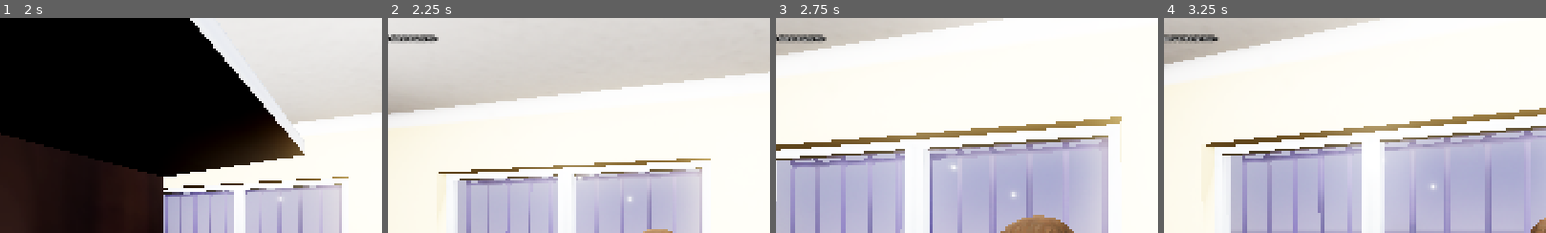
Above: before the commit, frames 1-4 (left to right).
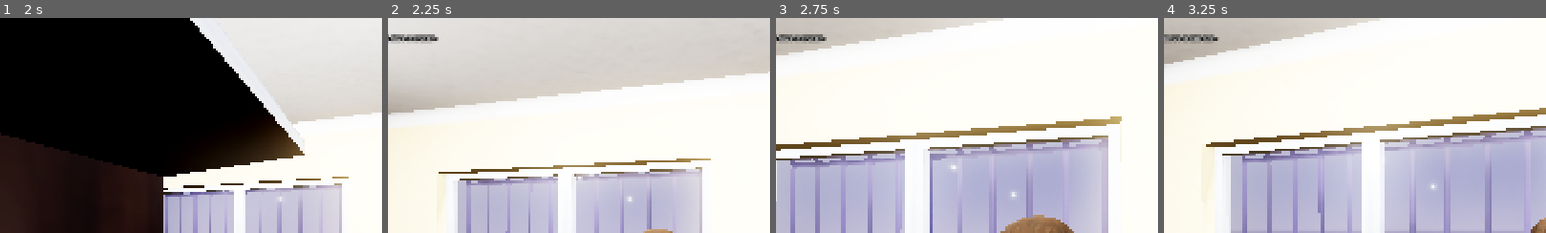
Above: after the commit, the same moments.

Repository: takanazwa5/ProjektMonopolowy
Game: Godot game, scene res://scenes/game/game.tscn
Two runs of this game, one before a commit and one after it. Both use one fixed random seed, a clock stepped at 60 frames per second and the inputs below.
Inputs (mouse positions are % of the whole screen's width and height, from its top left):
- Up to frame 1 (2 s): tap Enter at 0.5 s; move the mouse to (55, 50) at 0.52 s; hold E (interact) 0.53-1.28 s; hold W (walk_forward) from 0.53 s (still down); click (55, 50) at 0.67 s; move the mouse to (45, 50) at 1.27 s; tap Ctrl (crouch) at 1.35 s; click (45, 50) at 1.42 s; tap E (interact) at 1.55 s
- Up to frame 2 (2.25 s): keep holding W (walk_forward); move the mouse to (52, 48) at 2.02 s; hold G (drop_item) from 2.03 s (still down); click (52, 48) at 2.17 s
- Up to frame 3 (2.75 s): keep holding W (walk_forward); keep holding G (drop_item); tap E (interact) at 2.3 s
- Up to frame 4 (3.25 s): keep holding W (walk_forward); move the mouse to (49, 52) at 2.77 s; release G (drop_item) at 2.78 s; tap E (interact) at 2.85 s; click (49, 52) at 2.92 s
The pictures show only the part of the screen within x 14-64%, y 0-50%; the shares and areas given below are measured in that part.

Frame 1 is identical in both runs. In frame 2, 0.1% of the frame differs, in the area x 2-13%, y 7-11%; in frame 3, 0.1%; in frame 4, 0.1%.

Commit message:
Refactor item interaction and HUD system
Removed the global SignalBus autoload and replaced signal-based item preview/rig logic with direct group property changes and node connections. Moved HUD and reticle scripts and scenes under the player, integrating their logic directly. Updated item scripts to use editor warnings and group checks, and adjusted scene files to reflect the new structure. This streamlines item interaction, improves editor feedback, and localizes HUD/reticle management to the player.

Diff:
--- a/autoload/signal_bus.gd
+++ /dev/null
@@ -1,10 +0,0 @@
-extends Node
-
-
-@warning_ignore_start("unused_signal")
-
-
-signal item_entered_preview
-signal item_exited_preview
-signal item_entered_rig
-signal item_exited_rig
--- a/features/counter/counter.gd
+++ b/features/counter/counter.gd
@@ -13,12 +13,6 @@
 @onready var piwo_targets: Array[Node] = %PiwoTargets.get_children()
 @onready var misc_targets: Array[Node] = %MiscTargets.get_children()
 @onready var items: Node = %Items
-
-
-func _ready() -> void:
-
-	SignalBus.item_entered_rig.connect(_on_item_entered_rig)
-	SignalBus.item_exited_rig.connect(_on_item_exited_rig)
 
 
 func interact(event: InputEvent) -> void:
@@ -65,13 +59,3 @@
 	_szlugi_counter = 0
 	_piwo_counter = 0
 	_misc_counter = 0
-
-
-func _on_item_entered_rig() -> void:
-
-	can_interact = true
-
-
-func _on_item_exited_rig() -> void:
-
-	can_interact = false
--- a/features/hud/hud.tscn
+++ /dev/null
@@ -1,54 +0,0 @@
-[gd_scene load_steps=4 format=3 uid="uid://b3bhkqiwa24yi"]
-
-[ext_resource type="Script" uid="uid://bk4tohdw0etl7" path="res://features/hud/hud.gd" id="1_bp5s3"]
-[ext_resource type="PackedScene" uid="uid://cpi0leg5syruw" path="res://features/reticle/reticle.tscn" id="2_4p131"]
-
-[sub_resource type="LabelSettings" id="LabelSettings_set3t"]
-outline_size = 10
-outline_color = Color(0, 0, 0, 1)
-
-[node name="HUD" type="CanvasLayer"]
-script = ExtResource("1_bp5s3")
-
-[node name="Reticle" parent="." instance=ExtResource("2_4p131")]
-unique_name_in_owner = true
-
-[node name="ItemPreviewPrompt" type="Control" parent="."]
-unique_name_in_owner = true
-visible = false
-layout_mode = 3
-anchors_preset = 15
-anchor_right = 1.0
-anchor_bottom = 1.0
-grow_horizontal = 2
-grow_vertical = 2
-mouse_filter = 2
-
-[node name="HBoxContainer" type="HBoxContainer" parent="ItemPreviewPrompt"]
-layout_mode = 1
-anchors_preset = 7
-anchor_left = 0.5
-anchor_top = 1.0
-anchor_right = 0.5
-anchor_bottom = 1.0
-offset_left = -385.0
-offset_top = -247.0
-offset_right = 385.0
-offset_bottom = -207.0
-grow_horizontal = 2
-grow_vertical = 0
-
-[node name="Label" type="Label" parent="ItemPreviewPrompt/HBoxContainer"]
-layout_mode = 2
-text = "[E] Pick up"
-label_settings = SubResource("LabelSettings_set3t")
-
-[node name="Spacer" type="Control" parent="ItemPreviewPrompt/HBoxContainer"]
-layout_mode = 2
-size_flags_horizontal = 3
-mouse_filter = 2
-
-[node name="Label2" type="Label" parent="ItemPreviewPrompt/HBoxContainer"]
-layout_mode = 2
-text = "[G] Cancel"
-label_settings = SubResource("LabelSettings_set3t")
--- a/features/interactable/items/beer/beer_bobr_bottle.tscn
+++ b/features/interactable/items/beer/beer_bobr_bottle.tscn
@@ -6,7 +6,7 @@
 [sub_resource type="BoxShape3D" id="BoxShape3D_ek8a4"]
 size = Vector3(0.079834, 0.296997, 0.0839844)
 
-[node name="BeerBobrBottle" type="StaticBody3D"]
+[node name="BeerBobrBottle" type="StaticBody3D" groups=["items"]]
 collision_layer = 4
 script = ExtResource("1_ek8a4")
 preview_zoom = -0.28
--- a/features/interactable/items/item.gd
+++ b/features/interactable/items/item.gd
@@ -1,3 +1,4 @@
+@tool
 class_name Item extends Interactable
 
 
@@ -14,21 +15,17 @@
 
 func _init() -> void:
 
+	if Engine.is_editor_hint(): return
+
 	if not item_name.is_empty():
 
 		assert(item_name not in _names, "Duplicate item names: %s" % item_name)
 		_names.append(item_name)
 
 
-func _ready() -> void:
+func interact(event: InputEvent) -> void:
 
-	SignalBus.item_entered_preview.connect(_on_item_entered_preview)
-	SignalBus.item_exited_preview.connect(_on_item_exited_preview)
-	SignalBus.item_entered_rig.connect(_on_item_entered_rig)
-	SignalBus.item_exited_rig.connect(_on_item_exited_rig)
-
-
-func interact(event: InputEvent) -> void:
+	if Engine.is_editor_hint(): return
 
 	if not event.is_action_pressed(&"interact"):
 
@@ -40,21 +37,11 @@
 	# NOTE: Might need set_input_as_handled()
 
 
-func _on_item_entered_preview() -> void:
+func _get_configuration_warnings() -> PackedStringArray:
 
-	can_interact = false
-
-
-func _on_item_exited_preview() -> void:
-
-	can_interact = true
-
-
-func _on_item_entered_rig() -> void:
-
-	can_interact = false
-
-
-func _on_item_exited_rig() -> void:
-
-	can_interact = true
+	var warnings: PackedStringArray = []
+	if item_name.is_empty(): warnings.append("Item Name is empty.")
+	if reticle_tooltip_text.is_empty(): warnings.append("Reticle Tooltip Text is empty.")
+	if not is_in_group(&"items"): warnings.append("Not in items group.")
+	if not collision_layer & 0b100 == 0b100: warnings.append("Not in items collision layer.")
+	return warnings
--- a/features/interactable/items/papierzosy/papierzosy.tscn
+++ b/features/interactable/items/papierzosy/papierzosy.tscn
@@ -6,7 +6,7 @@
 [sub_resource type="ConvexPolygonShape3D" id="ConvexPolygonShape3D_yxxys"]
 points = PackedVector3Array(-0.0125, -0.0431746, -0.0290023, 0.0122035, 0.0446599, 0.03, 0.0122035, 0.0446599, -0.03, 0.0122035, -0.0446599, 0.03, -0.0125, 0.0431746, 0.0290023, 0.0122035, -0.0446599, -0.03, -0.0125, 0.0431746, -0.0290023, -0.0125, -0.0431746, 0.0290023)
 
-[node name="Papierzosy" type="StaticBody3D"]
+[node name="Papierzosy" type="StaticBody3D" groups=["items"]]
 collision_layer = 4
 script = ExtResource("1_285m2")
 type = 0
--- a/features/hud/hud.gd
+++ b/features/player/hud.gd
@@ -2,6 +2,7 @@
 
 
 @onready var reticle: Reticle = %Reticle
+@onready var item_preview: ItemPreview = %ItemPreview
 @onready var item_preview_prompt: Control = %ItemPreviewPrompt
 
 
@@ -9,15 +10,15 @@
 
 	GameManager.pause_menu.paused.connect(hide)
 	GameManager.pause_menu.unpaused.connect(show)
-	SignalBus.item_entered_preview.connect(_on_item_entered_preview)
-	SignalBus.item_exited_preview.connect(_on_item_exited_preview)
+	item_preview.child_entered_tree.connect(_on_item_entered_preview)
+	item_preview.child_exiting_tree.connect(_on_item_exited_preview)
 
 
-func _on_item_entered_preview() -> void:
+func _on_item_entered_preview(_node: Node) -> void:
 
 	item_preview_prompt.show()
 
 
-func _on_item_exited_preview() -> void:
+func _on_item_exited_preview(_node: Node) -> void:
 
 	item_preview_prompt.hide()
--- a/features/player/item_preview.gd
+++ b/features/player/item_preview.gd
@@ -35,9 +35,9 @@
 	current_item = item
 	var tween: Tween = create_tween().set_trans(Tween.TRANS_CUBIC)
 	tween.tween_property(current_item, ^"transform", Transform3D(), 0.25)
-	SignalBus.item_entered_preview.emit()
 	if tween.is_running(): await tween.finished
 	can_rotate = true
+	get_tree().set_group(&"items", "can_interact", false)
 
 
 func _on_child_exited_tree(_node: Node) -> void:
@@ -45,4 +45,4 @@
 	current_item = null
 	can_rotate = false
 	rotation = Vector3.ZERO
-	SignalBus.item_exited_preview.emit()
+	get_tree().set_group(&"items", "can_interact", true)
--- a/features/player/item_rig.gd
+++ b/features/player/item_rig.gd
@@ -25,10 +25,10 @@
 	current_item = node
 	var tween : Tween = create_tween().set_trans(Tween.TRANS_CUBIC)
 	tween.tween_property(current_item, ^"transform", Transform3D(), 0.25)
-	SignalBus.item_entered_rig.emit()
+	get_tree().set_group(&"items", "can_interact", false)
 
 
 func _on_child_exited_tree(_node: Node) -> void:
 
 	current_item = null
-	SignalBus.item_exited_rig.emit()
+	get_tree().set_group(&"items", "can_interact", true)
--- a/features/player/player.tscn
+++ b/features/player/player.tscn
@@ -7,8 +7,9 @@
 [ext_resource type="Script" uid="uid://dxoac2p5n4etv" path="res://features/player/item_rig.gd" id="3_k34i2"]
 [ext_resource type="Script" uid="uid://rsm8sm80rels" path="res://features/player/item_preview.gd" id="3_kt1oa"]
 [ext_resource type="Script" uid="uid://d0gi7hdyudt7d" path="res://features/player/states/walking_state.gd" id="4_5h70g"]
-[ext_resource type="PackedScene" uid="uid://b3bhkqiwa24yi" path="res://features/hud/hud.tscn" id="5_k34i2"]
+[ext_resource type="Script" uid="uid://bk4tohdw0etl7" path="res://features/player/hud.gd" id="5_47rrt"]
 [ext_resource type="Script" uid="uid://er88pojphiqi" path="res://features/player/states/crouching_state.gd" id="5_uxnsi"]
+[ext_resource type="Script" uid="uid://bgq22t0u4tykr" path="res://features/player/reticle.gd" id="6_47rrt"]
 
 [sub_resource type="CapsuleMesh" id="CapsuleMesh_u4ddl"]
 radius = 0.3
@@ -20,6 +21,14 @@
 
 [sub_resource type="SphereShape3D" id="SphereShape3D_1j0sm"]
 radius = 0.3
+
+[sub_resource type="LabelSettings" id="LabelSettings_k34i2"]
+outline_size = 8
+outline_color = Color(0, 0, 0, 1)
+
+[sub_resource type="LabelSettings" id="LabelSettings_set3t"]
+outline_size = 10
+outline_color = Color(0, 0, 0, 1)
 
 [sub_resource type="Animation" id="Animation_xnuge"]
 resource_name = "Headbob"
@@ -254,8 +263,82 @@
 transform = Transform3D(1, 0, 0, 0, 1, 0, 0, 0, 1, 0, 0, -0.15)
 script = ExtResource("3_kt1oa")
 
-[node name="HUD" parent="." instance=ExtResource("5_k34i2")]
-unique_name_in_owner = true
+[node name="HUD" type="CanvasLayer" parent="."]
+unique_name_in_owner = true
+script = ExtResource("5_47rrt")
+
+[node name="Reticle" type="Control" parent="HUD"]
+unique_name_in_owner = true
+layout_mode = 3
+anchors_preset = 8
+anchor_left = 0.5
+anchor_top = 0.5
+anchor_right = 0.5
+anchor_bottom = 0.5
+grow_horizontal = 2
+grow_vertical = 2
+mouse_filter = 2
+script = ExtResource("6_47rrt")
+
+[node name="ReticleTooltip" type="Label" parent="HUD/Reticle"]
+unique_name_in_owner = true
+visible = false
+layout_mode = 1
+anchors_preset = 8
+anchor_left = 0.5
+anchor_top = 0.5
+anchor_right = 0.5
+anchor_bottom = 0.5
+offset_left = -20.0
+offset_top = 38.5
+offset_right = 20.0
+offset_bottom = 61.5
+grow_horizontal = 2
+grow_vertical = 2
+text = "Reticle Tooltip"
+label_settings = SubResource("LabelSettings_k34i2")
+horizontal_alignment = 1
+vertical_alignment = 1
+
+[node name="ItemPreviewPrompt" type="Control" parent="HUD"]
+unique_name_in_owner = true
+visible = false
+layout_mode = 3
+anchors_preset = 15
+anchor_right = 1.0
+anchor_bottom = 1.0
+grow_horizontal = 2
+grow_vertical = 2
+mouse_filter = 2
+
+[node name="HBoxContainer" type="HBoxContainer" parent="HUD/ItemPreviewPrompt"]
+layout_mode = 1
+anchors_preset = 7
+anchor_left = 0.5
+anchor_top = 1.0
+anchor_right = 0.5
+anchor_bottom = 1.0
+offset_left = -385.0
+offset_top = -247.0
+offset_right = 385.0
+offset_bottom = -207.0
+grow_horizontal = 2
+grow_vertical = 0
+
+[node name="PickUpLabel" type="Label" parent="HUD/ItemPreviewPrompt/HBoxContainer"]
+layout_mode = 2
+text = "[E] Pick up"
+label_settings = SubResource("LabelSettings_set3t")
+
+[node name="Spacer" type="Control" parent="HUD/ItemPreviewPrompt/HBoxContainer"]
+layout_mode = 2
+size_flags_horizontal = 3
+mouse_filter = 2
+
+[node name="CancelLabel" type="Label" parent="HUD/ItemPreviewPrompt/HBoxContainer"]
+layout_mode = 2
+text = "[G] Cancel"
+label_settings = SubResource("LabelSettings_set3t")
 
 [node name="StateMachine" type="Node" parent="." node_paths=PackedStringArray("initial_state")]
 unique_name_in_owner = true
--- a/features/reticle/reticle.gd
+++ b/features/player/reticle.gd
@@ -8,7 +8,8 @@
 @export var color : Color = Color.WHITE
 
 
-@onready var tooltip : Label = %Tooltip
+@onready var item_preview: ItemPreview = %ItemPreview
+@onready var reticle_tooltip : Label = %ReticleTooltip
 
 
 var type : Type:
@@ -25,8 +26,8 @@
 
 func _ready() -> void:
 
-	SignalBus.item_entered_preview.connect(hide)
-	SignalBus.item_exited_preview.connect(show)
+	item_preview.child_entered_tree.connect(_on_item_entered_preview)
+	item_preview.child_exiting_tree.connect(_on_item_exited_preview)
 
 
 func _draw() -> void:
@@ -49,11 +50,21 @@
 
 		if not collider.reticle_tooltip_text.is_empty():
 
-			tooltip.show()
-			tooltip.text = collider.reticle_tooltip_text
+			reticle_tooltip.show()
+			reticle_tooltip.text = collider.reticle_tooltip_text
 
 	else:
 
 		type = Type.INACTIVE
-		tooltip.hide()
-		tooltip.text = ""
+		reticle_tooltip.hide()
+		reticle_tooltip.text = ""
+
+
+func _on_item_entered_preview(_node: Node) -> void:
+
+	hide()
+
+
+func _on_item_exited_preview(_node: Node) -> void:
+
+	show()
--- a/features/reticle/reticle.tscn
+++ /dev/null
@@ -1,39 +0,0 @@
-[gd_scene load_steps=3 format=3 uid="uid://cpi0leg5syruw"]
-
-[ext_resource type="Script" uid="uid://bgq22t0u4tykr" path="res://features/reticle/reticle.gd" id="1_sup5l"]
-
-[sub_resource type="LabelSettings" id="LabelSettings_k34i2"]
-outline_size = 8
-outline_color = Color(0, 0, 0, 1)
-
-[node name="Reticle" type="Control"]
-layout_mode = 3
-anchors_preset = 8
-anchor_left = 0.5
-anchor_top = 0.5
-anchor_right = 0.5
-anchor_bottom = 0.5
-grow_horizontal = 2
-grow_vertical = 2
-mouse_filter = 2
-script = ExtResource("1_sup5l")
-
-[node name="Tooltip" type="Label" parent="."]
-unique_name_in_owner = true
-visible = false
-layout_mode = 1
-anchors_preset = 8
-anchor_left = 0.5
-anchor_top = 0.5
-anchor_right = 0.5
-anchor_bottom = 0.5
-offset_left = -20.0
-offset_top = 38.5
-offset_right = 20.0
-offset_bottom = 61.5
-grow_horizontal = 2
-grow_vertical = 2
-text = "Reticle Tooltip"
-label_settings = SubResource("LabelSettings_k34i2")
-horizontal_alignment = 1
-vertical_alignment = 1
--- a/project.godot
+++ b/project.godot
@@ -17,7 +17,6 @@
 
 [autoload]
 
-SignalBus="*res://autoload/signal_bus.gd"
 DebugPanel="*res://autoload/debug_panel/debug_panel.tscn"
 GameManager="*res://autoload/game_manager.gd"
 
@@ -44,6 +43,10 @@
 "res://scenes/": "yellow",
 "res://shared/": "pink"
 }
+
+[global_group]
+
+items=""
 
 [input]
 
--- a/scenes/game/game.gd
+++ b/scenes/game/game.gd
@@ -1,13 +1,30 @@
 class_name Game extends Node
+
+
+@onready var level: Level = %Level
+@onready var player: Player = %Player
 
 
 func _ready() -> void:
 
-	print("Game scene ready.")
+	player.item_rig.child_entered_tree.connect(_on_item_entered_rig)
+	player.item_rig.child_exiting_tree.connect(_on_item_exited_rig)
 
 	Input.mouse_mode = Input.MOUSE_MODE_CAPTURED
+
+	print("Game scene ready.")
 
 
 func _process(_delta: float) -> void:
 
 	DebugPanel.add_property(Engine.get_frames_per_second(), "FPS", 1000)
+
+
+func _on_item_entered_rig(_node: Node) -> void:
+
+	level.counter.can_interact = true
+
+
+func _on_item_exited_rig(_node: Node) -> void:
+
+	level.counter.can_interact = false
--- a/scenes/game/game.tscn
+++ b/scenes/game/game.tscn
@@ -12,8 +12,10 @@
 [node name="PauseMenu" parent="." instance=ExtResource("2_7jktm")]
 
 [node name="Level" parent="." instance=ExtResource("3_ryrav")]
+unique_name_in_owner = true
 
 [node name="Player" parent="." instance=ExtResource("4_eow3j")]
+unique_name_in_owner = true
 transform = Transform3D(-0.97183, 0, -0.235685, 0, 1, 0, 0.235685, 0, -0.97183, -1.56016, 1.125, -2.03091)
 
 [node name="Basia" parent="." instance=ExtResource("5_lfrn8")]
Not shown, removed: autoload/signal_bus.gd.uid
Renamed: features/hud/hud.gd.uid -> features/player/hud.gd.uid
Not shown: 1 places in features/player/player.tscn that only renumber resources
Renamed: features/reticle/reticle.gd.uid -> features/player/reticle.gd.uid
